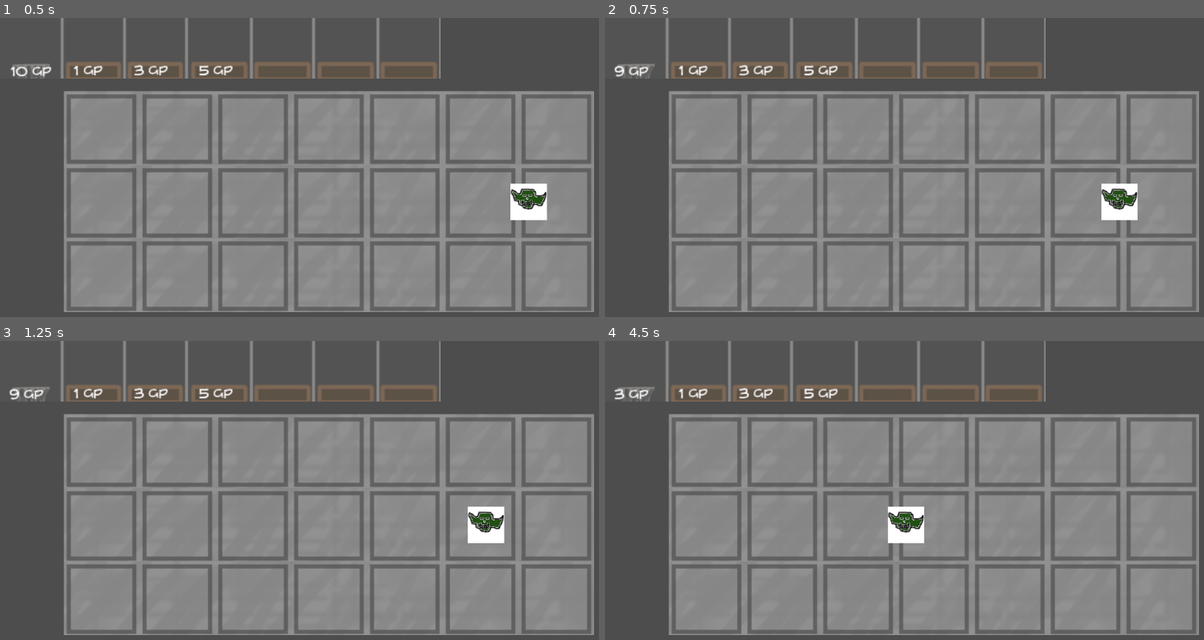
Above: before the commit, frames 1-4 (two rows, left to right).
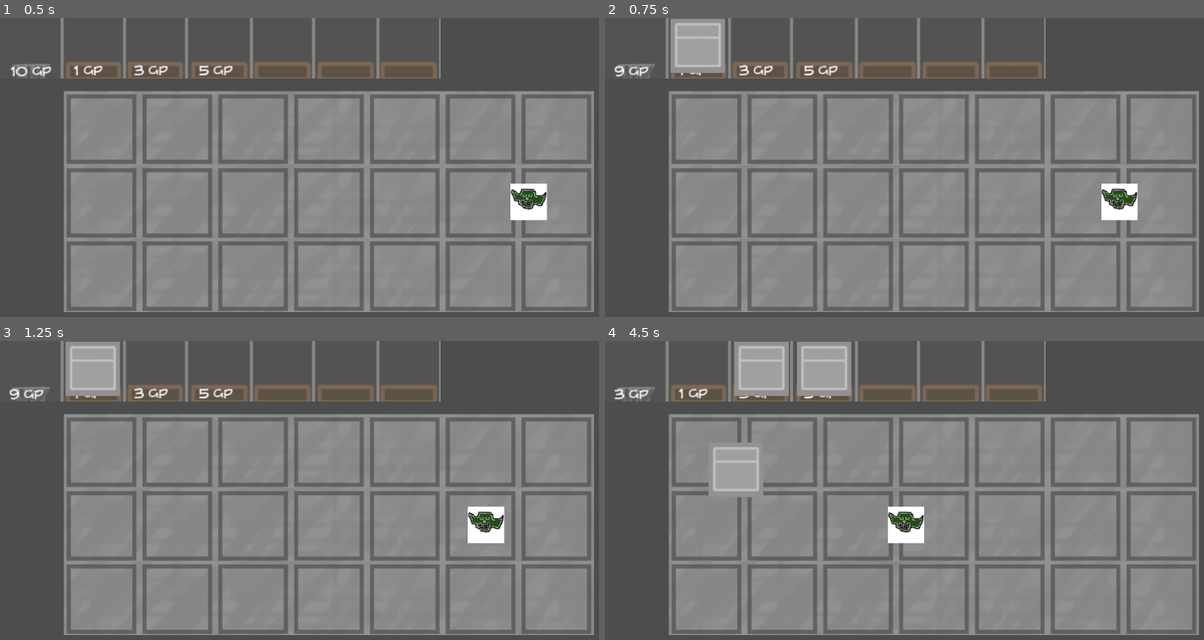
Above: after the commit, the same moments.

Repository: malceore/malceore-GMTK-2023
Game: Godot game, scene res://scenes/test_level.tscn
Two runs of this game, one before a commit and one after it. Both use one fixed random seed, a clock stepped at 60 frames per second and the inputs below.
Inputs (mouse positions are in pixels of both pictures, inside the frame that each line leads up to):
- Up to frame 1 (0.5 s): no input
- Up to frame 2 (0.75 s): move the mouse to (694, 44) at 0.52 s; click (694, 44) at 0.67 s
- Up to frame 3 (1.25 s): no input
- Up to frame 4 (4.5 s): move the mouse to (760, 367) at 1.27 s; click (760, 367) at 1.42 s; move the mouse to (826, 367) at 2.02 s; click (826, 367) at 2.17 s; move the mouse to (898, 598) at 2.77 s; click (898, 598) at 2.92 s; move the mouse to (1132, 580) at 3.52 s; click (1132, 580) at 3.67 s; move the mouse to (736, 469) at 4.27 s; click (736, 469) at 4.42 s

Frame 1 is identical in both runs. In frame 2, 1.6% of the frame differs, in the area x 10-20%, y 0-19%; in frame 3, 1.6%; in frame 4, 4.1%, in the area x 17-42%, y 0-53%.

Commit message:
made it so when you click on room button you get a room tracking your cursor. will need to swap this to a signal.

Diff:
--- a/scripts/room_purchasing_menu.gd
+++ b/scripts/room_purchasing_menu.gd
@@ -1,8 +1,12 @@
 extends Node2D
+
+var placeHolderRoom = preload("res://scenes/room.tscn")
 
 @export var currentGold = 10
 @export var costsOfSlots = [1, 3, 5, 0, 0, 0]
 var slots = {}
+var holdingRoom = false
+var heldRoom = null
 
 func _ready():
 	# Gather up the slots, tying names to costs. Also set label costs
@@ -15,17 +19,19 @@
 				child.find_child("CostLabel").text = " "
 			slots[child.name] = costsOfSlots[slotCount]
 			slotCount += 1
-
 	$GoldLabel.text = str(currentGold) + " GP"
-
 
 func _process(delta):
 	$GoldLabel.text = str(currentGold) + " GP"
+	if holdingRoom:
+		heldRoom.global_position = get_global_mouse_position()
 
 func _on_slot_clicked(event, name):
 	if currentGold >= slots[name] and (currentGold - slots[name]) > 0:
 		currentGold -= slots[name]
-		print("You have purchased this.")
+		heldRoom = placeHolderRoom.instantiate()
+		add_child(heldRoom)
+		holdingRoom = true
 
 func _on_slot_1_input_event(viewport, event, shape_idx):
 	if event is InputEventMouseButton and event.is_pressed():
